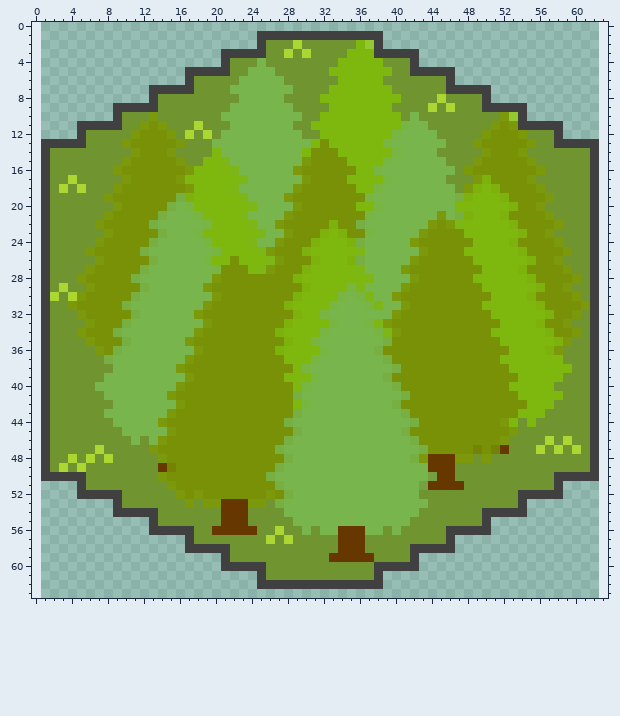
One commit to this pixel-art sprite: Assets/Hex/Terrains/Forest/Sprites/Forest.png. The picture above is the old version.
The file is 62x66 pixels. Colours within 5 levels of each other are drawn and written as one. The old version is drawn lined up with the new one, on the new canvas.
Once edited:
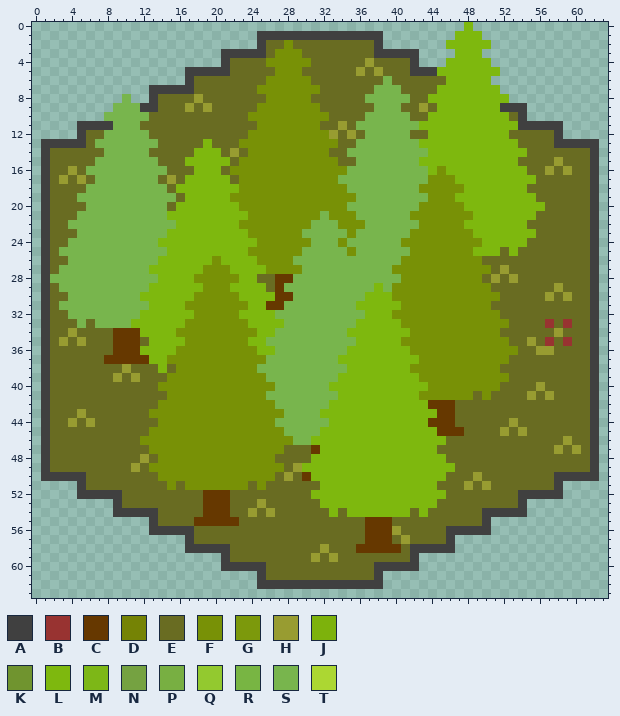
Palette (. is transparent): A #404040  B #983331  C #663800  D #758305  E #696c22  F #789106  G #7c990c  H #989c31  J #7db20c  K #70942f  L #7eb80e  M #7db717  N #75a241  P #78af42  Q #93c92f  R #78b543  S #78b54d  T #acd732
Commit: Add new sprite for forest tiles Better contrast with plains at a glance
Diff:
canvas 62x66 -> 64x64, the old top-left corner now at 1,-1 (the part of the old canvas that was cut away was empty and is not shown)
Changed rows in their new state; - is an unchanged pixel.
first column x 2:
 0 ----------------------------------------------L-------------
 1 ---------------------------------------------LLL------------
 2 ------------------------EEFEEEEEEEEE--------LLLLL-----------
 3 ------------------------EFFFEEEEEEEE---------LLL------------
 4 --------------------EEEEFFFFFEEEEEEHEEEE----LLLLL-----------
 5 --------------------EEEEEFFFEEEEEEHEHEEE---LLLLLLL----------
 6 ----------------EEEEEEEEFFFFFEEEEEEEESEEEEEELLLLL-----------
 7 ----------------EEEEEEEFFFFFFFEEEEEESSSEEEELLLLLLL----------
 8 --------S---EEEEHEEEEEEEFFFFFEEEEEESSSSSEELLLLLLLLL---------
 9 -------SSS--EEEHEHEEEEEFFFFFFFEEEEEESSSEEHELLLLLLL----------
10 ------SSSSSEEEEEEEEEEEFFFFFFFFFEEEESSSSSEELLLLLLLLLE--------
11 -------SSSEEEEEEEEEEEEEFFFFFFFEEHESSSSSS-LLLLLLLLLLL--------
12 ----EESSSSSEEEEEEEEEEEFFFFFFFFFHEHESSSS-EELLLLLLLLLEEEEE----
13 ----ESSSSSSSEEEEELEEEFFFFFFFFF-FEESSSS---LLLLLLLLLLLEEEE----
14 EEEEEESSSSSEEEEELL-EHEFFFFFFF--EESSSSSS---LLLLLLLLLLLEEEEEEE
15 EEEEESSSSSSSEEELL--LEFFFFFFFF---EESSSS---LLLLLLLLLLLEEEEHEEE
16 EEHESSSSSSSSSEEE---EFFFFFFFF-----SSSS-----LFLLLLLLLLLEEHEHEE
17 EHEHESSSSSSSEHE-----EFFFFFFFF---SSSSSS----FFFLLLLLLLLLEEEEEE
18 EEEESSSSSSSSSELL----LFFFFFFF-----SSSS----FFFFFLL-LLLLEEEEEEE
19 EEESSSSSSSSSSSEL----FFFFFFF-------SS------FFFLL---LLLLEEEEEE
20 EEEESSSSSSSSSELL-----FFFFFFF-----SSSS----FFFFF-----LLLLEEEEE
21 EEESSSSSSSSSSLLLL----LFFFFF---S---SS----FFFFFFF---LLLLEEEEEE
22 EESSSSSSSSSS--LLLL---FFFFF---SSS--F------FF-FF-----LLEEEEEEE
23 EEESSSSSSSSSSLLLL-----FFFFF-SSSSS-SS----FF----F-----LLEEEEEE
24 EESSSSSSSSSSLLLLLL----LFFF---SSSFSS----FF------F---LLEEEEEEE
25 ESSSSSSSSSS--LLLLLL---FFF---SSSSSFS-----FF----F---E-EEEEEEEE
26 EESSSSSSSSSSLLLLLLF-L--FFF-SSSSSSSS----FF------FEEEEEEEEEEEE
27 ESSSSSSSSSSLLLLLLFF-LL-LF---SSSSSSS---FF--------FEHEEEEEEEEE
28 SSSSSSSSSS--LLLLFFF--LLEECCSSSSSSSSS---FF------FEHEHEEEEEEEE
29 ESSSSSSSSSSLLLLLLF--LLLLECSSSSSSSSS-L-FF--------FEEEEEEEHEEE
30 EESSSSSSSSLLLLLLFFF--LLLLCCSSSSSS-SLLLF----------FEEEEEHEHEE
31 ESSSSSSSS--LLLLFFF----LLCCSSSSSS--LLLLLF--------FEEEEEEEEEEE
32 EESSSSSSSSLLLLLLF----LLLLSSSSSS----LLLF----------FEEEEEEEEEE
33 EEESESSSSLLLLLLFFF----LLLLSSSSSS--LLLLL-----------FEEEEBEBEE
34 EEHEEEECCCLLLLFFF------LLSSSSSS--LLLLLLL---------FEEEEEEHEEE
35 EHEHEEECCCELLLLF------LLSSSSSS----LLLLL-----------FEEHEBEBEE
36 EEEEEEECCCLLLLFFF------LLSSSSSS--LLLLLLL-----------FEEHHEEEE
37 EEEEEECCCCCLLFFF--------SSSSSS--LLLLLLLLL---------FEEEEEEEEE
38 EEEEEEEEHEEELEF--------SSSSSS----LLLLLLL----------EEEEEEEEEE
39 EEEEEEEHEHEEEFFF--------SSSSSS--LLLLLLLLL----------EEEEEEEEE
40 EEEEEEEEEEEEFFF----------SSSS--LLLLLLLLLLL--------EEEEHEEEEE
41 EEEEEEEEEEEEEF----------SSSS----LLLLLLLLL------E-EEEEHEHEEEE
42 EEEEEEEEEEEEFFF----------SSSS--LLLLLLLLLLLCCCEEEEEEEEEEEEEEE
43 EEEHEEEEEEEFFF------------SS--LLLLLLLLLLLLLCCEEEEEEEEEEEEEEE
44 EEHEHEEEEEEEF------------SS----LLLLLLLLLLLCCCEEEEEEHEEEEEEEE
45 EEEEEEEEEEEFFF------------SS--LLLLLLLLLLLLLCCCEEEEHEHEEEEEEE
46 EEEEEEEEEEFFF-------------F--LLLLLLLLLLLLLLLEEEEEEEEEEEEEHEE
47 EEEEEEEEEEEF-------------FEEECLLLLLLLLLLLLLEEEEEEEEEEEEEHEHE
48 EEEEEEEEEEHEF------------EEEELLLLLLLLLLLLLLLEEEEEEEEEEEEEEEE
49 EEEEEEEEEHEFFF-----------FEHLLLLLLLLLLLLLLLLLEEEEEEEEEEEEEEE
50 ----EEEEEEEEF-----------FEHECLLLLLLLLLLLLLLLEEEHEEEEEEEE----
51 ----EEEEEEEEEFE-------E-EEEEEELLLLLLLLLLLLLEEEHEHEEEEEEE----
52 --------EEEEEEEEECCCEEEEEEEEELLLLLLLLLLLLLLLEEEEEEEE--------
53 --------EEEEEEEEECC-EEEHEEEEEELLLLLLLLLLLLLEEEEEEEEE--------
54 ------------EEEEECC-EEHEHEEEEEELELLLLLLLELEEEEEE------------
55 ------------EEEECCC--EEEEEEEEEEEEEECCCEEEEEEEEEE------------
56 ----------------EEEEEEEEEEEEEEEEEEECCCHEEEEE----------------
57 ----------------EEEEEEEEEEEEEEEEEEECCCEHEEEE----------------
58 --------------------EEEEEEEEEEHEEE-CCCCE--------------------
59 --------------------EEEEEEEEEHEHEEEEEEEE--------------------
60 ------------------------EEEEEEEEEEEE------------------------
61 ------------------------EEEEEEEEEEEE------------------------
Pixel boxes of the changes (left, top, right, bottom) in both pictures:
changed: (50, 22, 590, 580)
